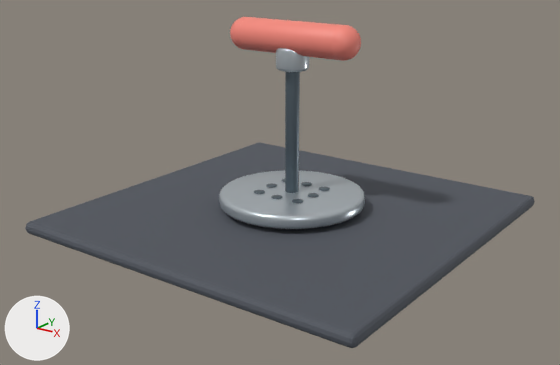
What one commit did to the Blender file assets/models/source/Masher.blend.
One viewpoint serves both versions: a 50 mm lens placed at (8.08, -11.35, 5.05), pointed at (0.02, -0.4, 0.58). The lights are fixed; the arrows at lower left show +X, +Y and +Z. The first picture is the older version.

Objects in the first picture: 'Masher_Collar', 'Masher_Handle', 'Masher_Handle_Right', 'Masher_Plate', 'Masher_Shaft', 'Preview_Floor' and 2 more.
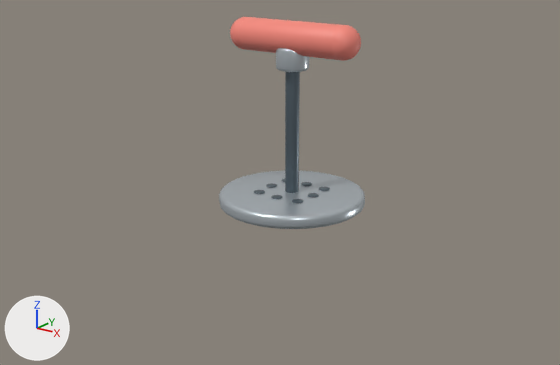
Boxes (x1, y1, x2, y2) around the edits, measured in the pictures (560 x 365 px):
'Preview_Floor', deleted
    before: (25, 142, 535, 348)

Diff of the bpy script that builds the scene:
```diff
--- a/assets/models/source/Masher.blend.py
+++ b/assets/models/source/Masher.blend.py
@@ ob_preview_floor @@
-ob_preview_floor = bpy.data.objects.new('Preview_Floor', me_立方体)
-ob_preview_floor.location = (0.0, 0.0, -0.16)
-ob_preview_floor.scale = (0.609, 0.933, 1.0)
```
